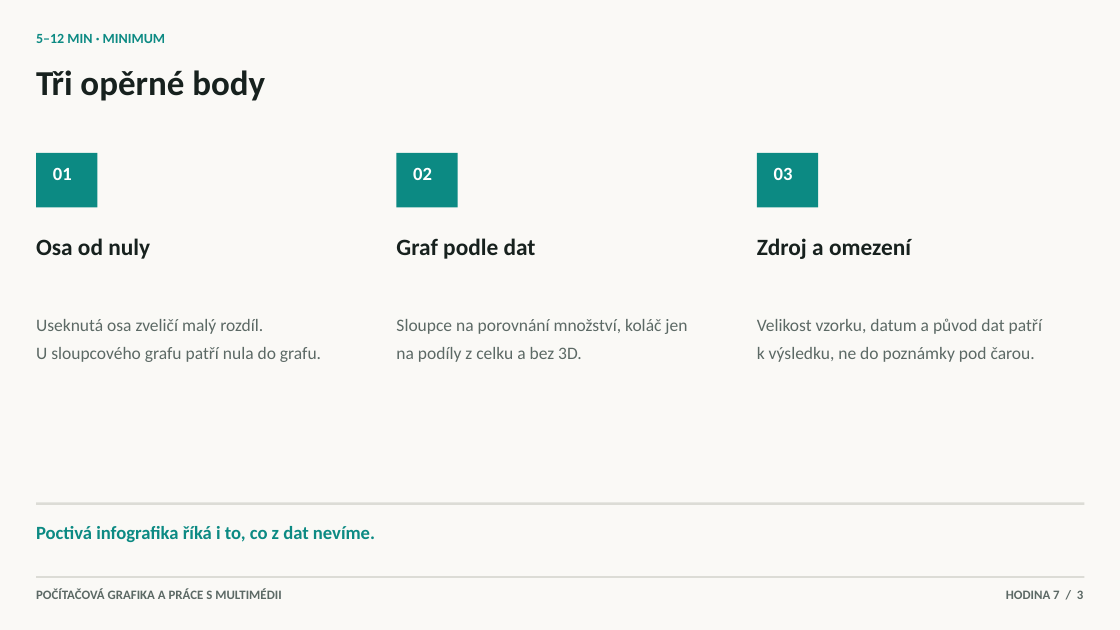
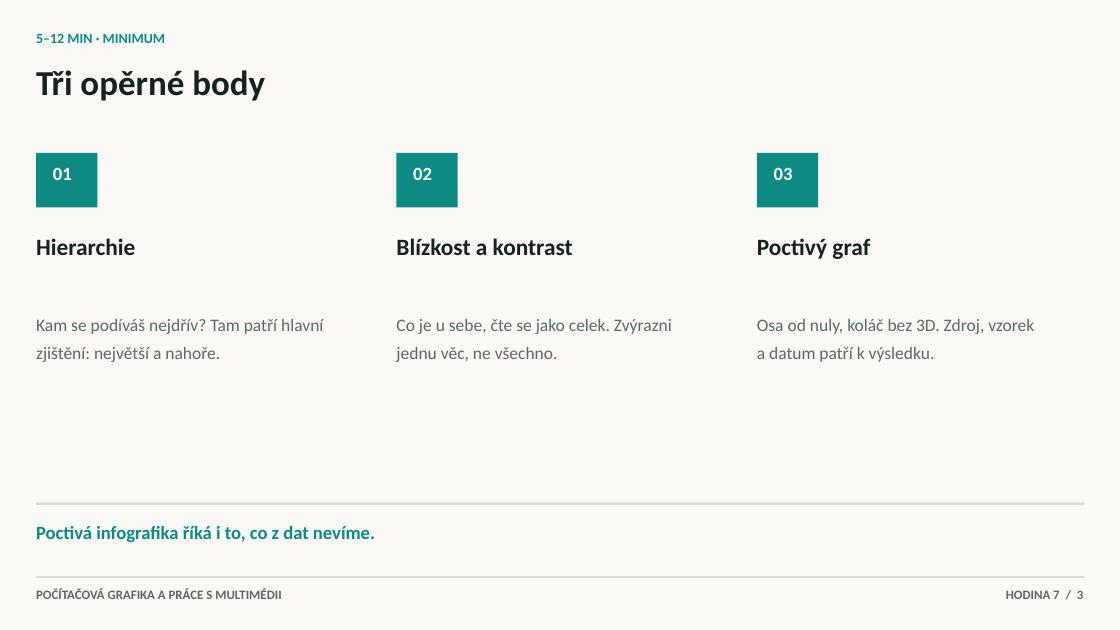
Before and after one commit to hlaska18/karel_hlas-web, a slide deck: slide 3 of public/materialy/1L/6/Prezentace k hodinám/7. Infografika a prezentace.pptx. Drawn at 1120x630 pixels with LibreOffice and Linux fonts; fonts in the diff are those of the drawing. Boxes give left, top, right and bottom in pixels: in the first picture for what was removed or moved away, otherwise in the second. Text is boxed around its words. In the diff, an @@ line names an element or a change of style, - is before the commit and + after.

```diff
--- a/public/materialy/1L/6/Prezentace k hodinám/7. Infografika a prezentace.pptx
+++ b/public/materialy/1L/6/Prezentace k hodinám/7. Infografika a prezentace.pptx
@@ text at <box>36,238,135,255</box>: text changed @@
-Osa od nuly
+Hierarchie
@@ text at <box>396,238,573,255</box>: text changed @@
-Graf podle dat
+Blízkost a kontrast
@@ text at <box>757,238,870,259</box>: text changed @@
-Zdroj a omezení
+Poctivý graf
@@ text at <box>36,319,323,362</box>: text changed @@
-Useknutá osa zveličí malý rozdíl. U sloupcového grafu patří nula do grafu.
+Kam se podíváš nejdřív? Tam patří hlavní zjištění: největší a nahoře.
@@ text at <box>396,319,672,362</box>: text changed @@
-Sloupce na porovnání množství, koláč jen na podíly z celku a bez 3D.
+Co je u sebe, čte se jako celek. Zvýrazni jednu věc, ne všechno.
@@ text at <box>757,319,1034,362</box>: text changed @@
-Velikost vzorku, datum a původ dat patří k výsledku, ne do poznámky pod čarou.
+Osa od nuly, koláč bez 3D. Zdroj, vzorek a datum patří k výsledku.
```
Also in this commit, not shown: 5 other slides changed, 13 other files.
